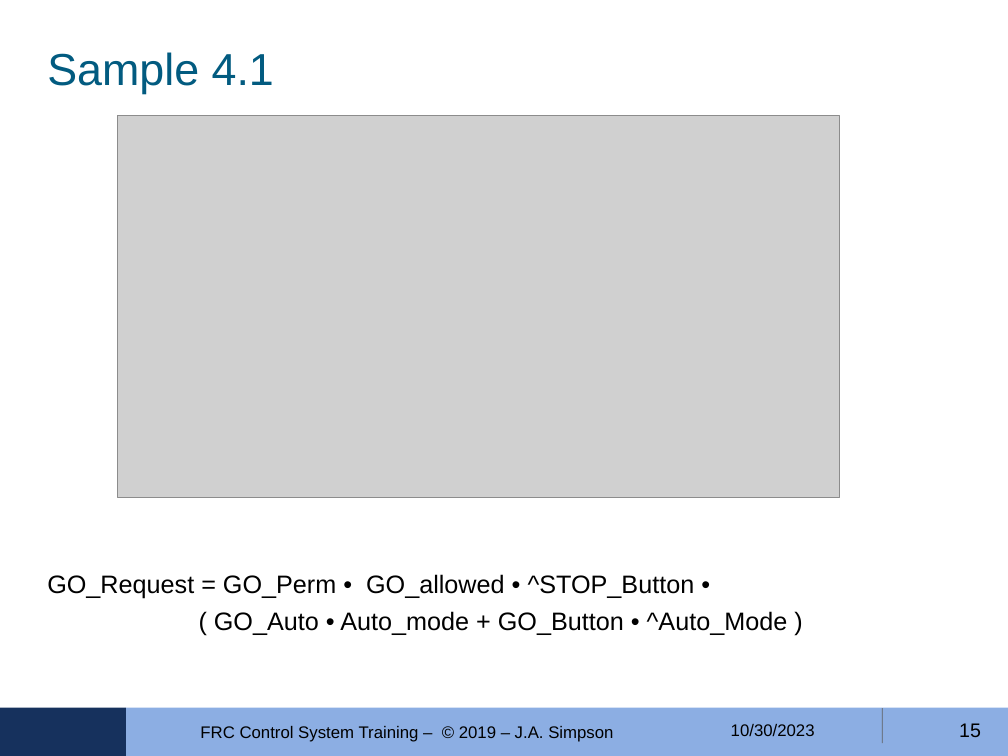
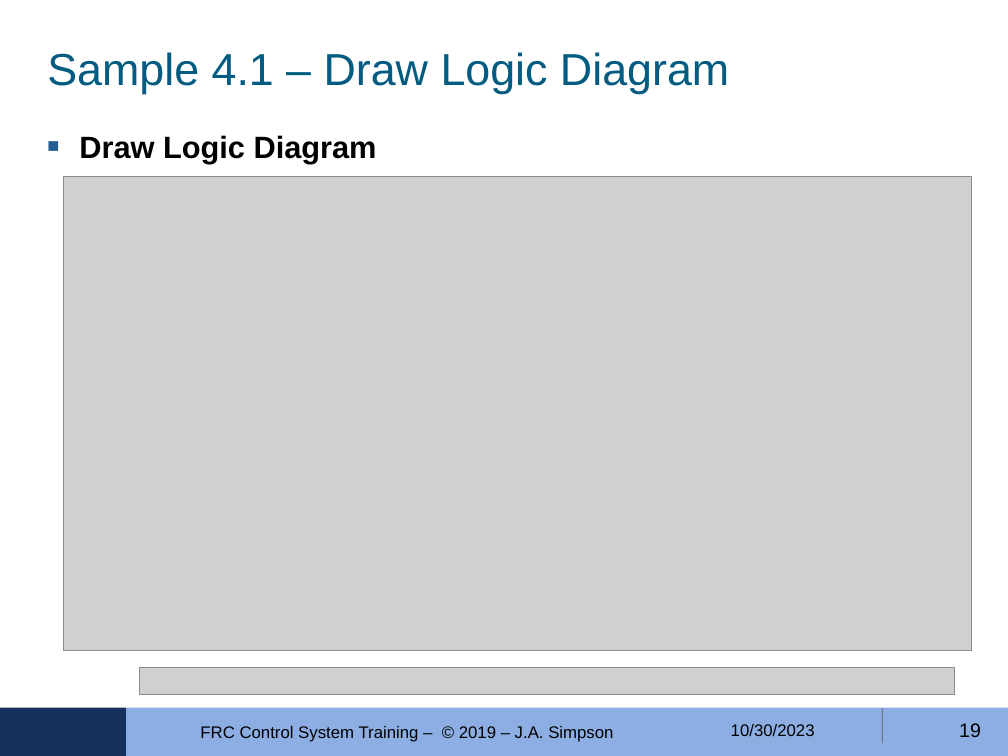
Before and after one commit to FRobotics/2023-RobotCode, a slide deck: slide 19 of Training/ControlLogic-04/FRC-4150-Ctrls-Training-MODULE-04--2023-10-30.odp (slide 15 before the commit). Drawn at 1008x756 pixels with LibreOffice and Linux fonts; fonts in the diff are those of the drawing; grey boxes stand for pictures; background and template pictures are left out. Boxes give left, top, right and bottom in pixels: in the first picture for what was removed or moved away, otherwise in the second. Text is boxed around its words. In the diff, an @@ line names an element or a change of style, - is before the commit and + after.

Commit message:
Update Control Logic 4 training

```diff
--- a/Training/ControlLogic-04/FRC-4150-Ctrls-Training-MODULE-04--2023-10-30.odp
+++ b/Training/ControlLogic-04/FRC-4150-Ctrls-Training-MODULE-04--2023-10-30.odp
@@ title at bbox=[47, 52, 729, 93]: text changed @@
-Sample 4.1
+Sample 4.1 – Draw Logic Diagram
@@ text added at bbox=[79, 135, 377, 163], 22 pt, text #000000, bold @@
+■ Draw Logic Diagram
@@ picture: place and size @@
-picture at bbox=[118, 116, 840, 497]
+picture at bbox=[64, 176, 972, 650]
@@ text removed at bbox=[47, 574, 788, 635] @@
-GO_Request = GO_Perm • GO_allowed • ^STOP_Button •
-( GO_Auto • Auto_mode + GO_Button • ^Auto_Mode )
@@ picture added at bbox=[139, 667, 955, 695] @@
@@ page number at bbox=[959, 723, 981, 737]: text changed @@
-15
+19
```
Also in this commit, not shown: 4 other slides changed, 4 slides added, 3 other files.
